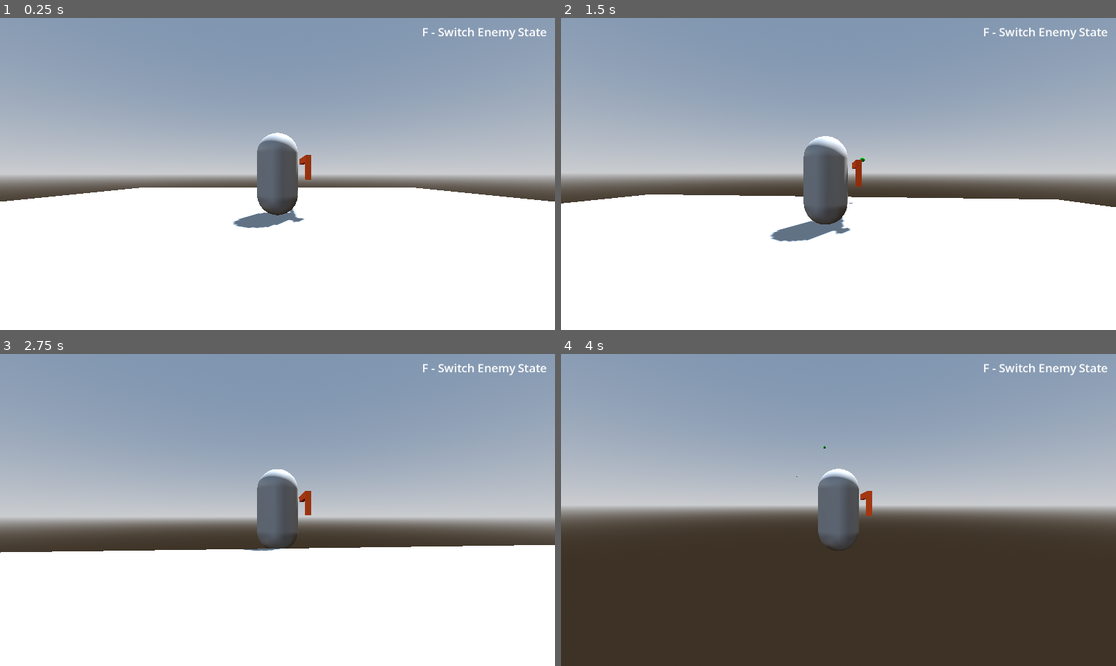
Above: before the commit, frames 1-4 (two rows, left to right).
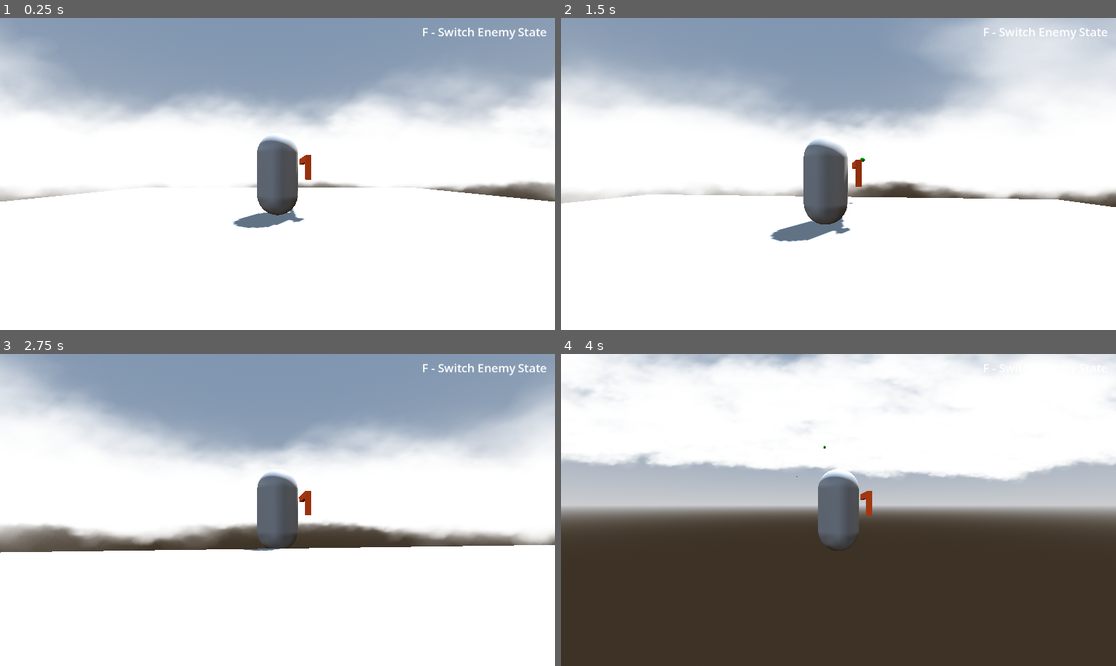
Above: after the commit, the same moments.

Repository: SoulPixelIV/space-egypt
Game: Godot game, scene res://Scenes/world.tscn
Two runs of this game, one before a commit and one after it. Both use one fixed random seed, a clock stepped at 60 frames per second and the inputs below.
Inputs (mouse positions are in pixels of both pictures, inside the frame that each line leads up to):
- Up to frame 1 (0.25 s): no input
- Up to frame 2 (1.5 s): tap Enter (ui_accept) at 0.5, 0.77 s; move the mouse to (866, 174) at 0.52 s; hold Right mouse button (aim) 0.53-1.28 s; hold W (ui_up) from 0.53 s (still down); move the mouse to (810, 174) at 1.27 s; click (810, 174) at 1.35 s
- Up to frame 3 (2.75 s): keep holding W (ui_up); tap Enter (ui_accept) at 1.52 s; move the mouse to (288, 503) at 2.02 s; tap F (toggle_state) at 2.1 s
- Up to frame 4 (4 s): keep holding W (ui_up); move the mouse to (832, 516) at 2.77 s; right-click (832, 516) at 2.85 s; tap Enter (ui_accept) at 3.02, 3.77 s; move the mouse to (877, 513) at 3.52 s; click (877, 513) at 3.6 s

The runs differ from the first frame. In frame 1, 31% of the frame differs, in the area x 0-100%, y 7-59%; in frame 2, 39%, in the area x 0-100%, y 0-60%; in frame 3, 37%; in frame 4, 37%.

Commit message:
Fog of war now spawns around the player

Diff:
--- /dev/null
+++ b/Prefabs/fog_cloud.tscn
@@ -0,0 +1,11 @@
+[gd_scene format=3 uid="uid://bm8e0nptlqrn2"]
+
+[ext_resource type="Script" uid="uid://cm5s6jok2ania" path="res://Scripts/Fog.gd" id="1_2k6ii"]
+[ext_resource type="Texture2D" uid="uid://bbvwh1l54f1sd" path="res://Textures/fog.png" id="1_36tgr"]
+
+[node name="FogCloud" type="Node3D" unique_id=297767407]
+script = ExtResource("1_2k6ii")
+
+[node name="Sprite3D" type="Sprite3D" parent="." unique_id=4281871]
+billboard = 1
+texture = ExtResource("1_36tgr")
--- a/Scenes/world.tscn
+++ b/Scenes/world.tscn
@@ -5,6 +5,8 @@
 [ext_resource type="PackedScene" uid="uid://h6sjlq23ov2b" path="res://Prefabs/camera.tscn" id="1_go701"]
 [ext_resource type="Script" uid="uid://cnaat21qtehof" path="res://Scripts/Enemy_Movement.gd" id="4_8j60k"]
 [ext_resource type="PackedScene" uid="uid://dspeg51lom51d" path="res://Prefabs/bullet.tscn" id="4_fo5ed"]
+[ext_resource type="PackedScene" uid="uid://bm8e0nptlqrn2" path="res://Prefabs/fog_cloud.tscn" id="6_5ukr8"]
+[ext_resource type="Script" uid="uid://d26o30ger6ih5" path="res://Scripts/Fog_Manager.gd" id="7_o06y3"]
 
 [sub_resource type="ProceduralSkyMaterial" id="ProceduralSkyMaterial_yp4wr"]
 sky_horizon_color = Color(0.66224277, 0.6717428, 0.6867428, 1)
@@ -190,5 +192,10 @@
 theme_override_font_sizes/font_size = 24
 text = "F - Switch Enemy State"
 
+[node name="FogManager" type="Node3D" parent="." unique_id=1066880226 node_paths=PackedStringArray("player")]
+script = ExtResource("7_o06y3")
+fog_scene = ExtResource("6_5ukr8")
+player = NodePath("../Player")
+
 [connection signal="body_entered" from="Enemy/AreaOfSight" to="Enemy" method="_on_area_of_sight_body_entered"]
 [connection signal="body_exited" from="Enemy/AreaOfSight" to="Enemy" method="_on_area_of_sight_body_exited"]
--- /dev/null
+++ b/Scripts/Fog.gd
@@ -0,0 +1,40 @@
+extends Node3D
+
+@export var reveal_distance := 8.0
+@export var fade_speed := 5.0
+@export var min_scale := 0.8
+@export var max_scale := 2.4
+
+var player: Node3D
+var start_position: Vector3
+var float_offset := 0.0
+var float_speed := 1.0
+var float_height := 0.2
+
+@onready var sprite: Sprite3D = $Sprite3D
+
+func _ready():
+	start_position = global_position
+
+	# Zufällige Größe
+	var random_scale = randf_range(min_scale, max_scale)
+	scale = Vector3.ONE * random_scale
+
+	# Zufällige Schwebephase
+	float_offset = randf_range(0.0, TAU)
+	float_speed = randf_range(0.5, 1.5)
+
+func _process(delta):
+	if player == null:
+		return
+
+	var target_alpha := 1.0
+
+	if global_position.distance_to(player.global_position) < reveal_distance:
+		target_alpha = 0.0
+
+	sprite.modulate.a = move_toward(
+		sprite.modulate.a,
+		target_alpha,
+		fade_speed * delta
+	)
--- /dev/null
+++ b/Scripts/Fog_Manager.gd
@@ -0,0 +1,30 @@
+extends Node3D
+
+@export var fog_scene: PackedScene
+@export var player: Node3D
+
+@export var size := 20
+@export var spacing := 3.0
+
+func _ready():
+	for x in range(-size, size):
+		for z in range(-size, size):
+
+			var fog = fog_scene.instantiate()
+			add_child(fog)
+
+			var offset = Vector3(
+			randf_range(-1.5, 1.5),
+			0,
+			randf_range(-1.5, 1.5)
+			)
+
+			var fog_height = randf_range(1.5, 5.0)
+
+			fog.global_position = Vector3(
+				x * spacing + randf_range(-1.5,1.5),
+				fog_height,
+				z * spacing + randf_range(-1.5,1.5)
+			)
+
+			fog.player = player
Not shown, added: Scripts/Fog.gd.uid
Not shown, added: Scripts/Fog_Manager.gd.uid
Binary file added: Textures/fog.png
Not shown, added: Textures/fog.png.import
